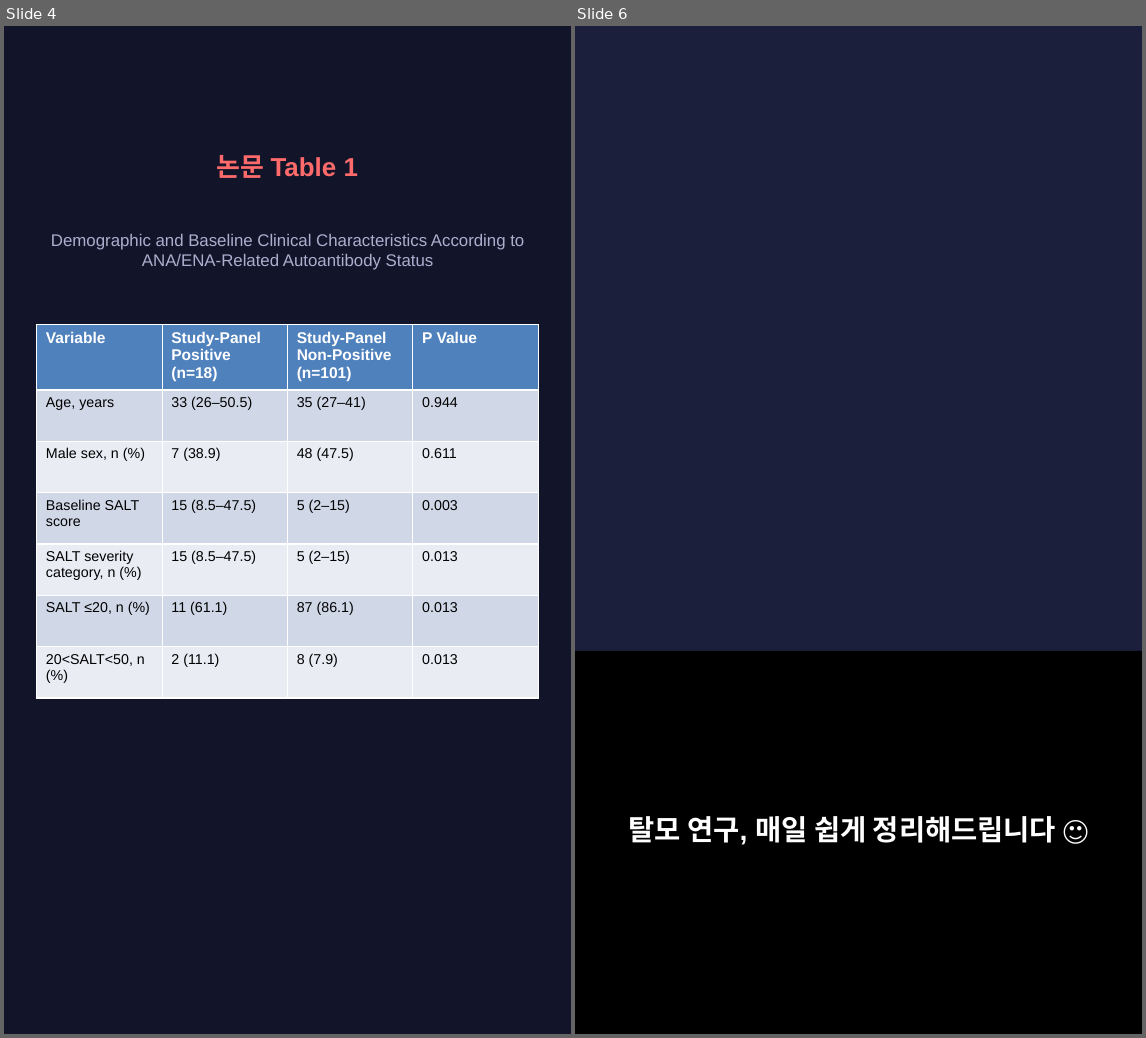
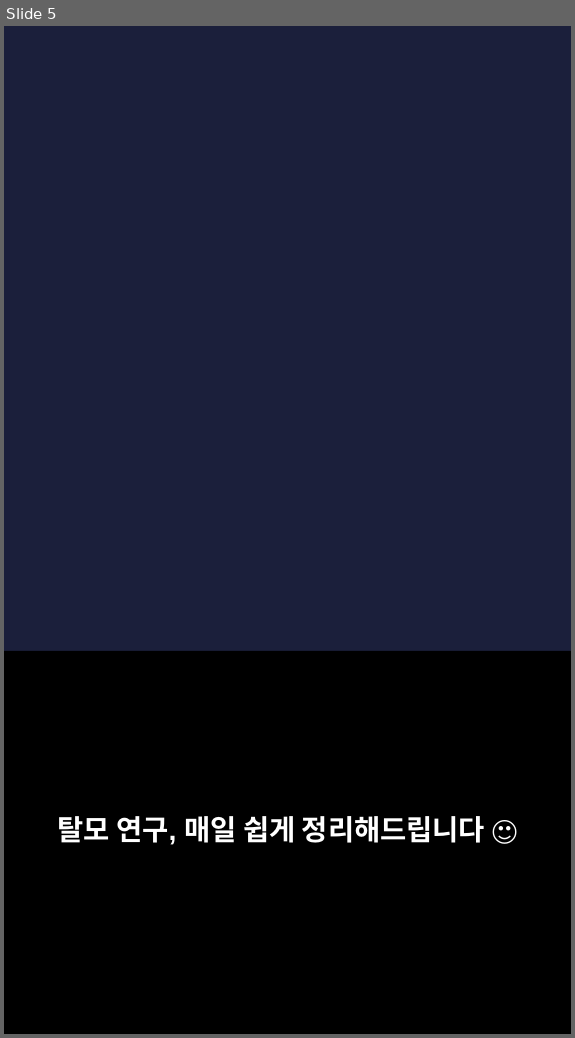
Before and after one commit to hyokang2010-BJ-ANTH/product-builder-test, a slide deck: pwa/data/latest/slides.pptx. Shown side by side, each under a label of ours: slides 4 and 6 before the commit, slide 5 after it; the slides between them are not shown. The pictures are 1146x1038 and 575x1038 pixels, drawn with LibreOffice and Linux fonts; fonts in the diff are those of the drawing; background and template pictures are left out. Boxes give left, top, right and bottom in pixels: in the first picture for what was removed or moved away, otherwise in the second. Text is boxed around its words. In the diff, an @@ line names an element or a change of style, - is before the commit and + after.

```diff
--- a/pwa/data/latest/slides.pptx
+++ b/pwa/data/latest/slides.pptx
@@ slide 4 removed at [4,26,571,1034], background #12142A @@
@@ text removed at [217,155,358,178] @@
-논문 Table 1
@@ text removed at [51,234,524,270] @@
-Demographic and Baseline Clinical Characteristics According to ANA/ENA-Related Autoantibody Status
@@ table removed at [37,324,536,683], 7 rows, 4 columns @@
-Variable | Study-Panel Positive (n=18) | Study-Panel Non-Positive (n=101) | P Value
-Age, years | 33 (26–50.5) | 35 (27–41) | 0.944
-Male sex, n (%) | 7 (38.9) | 48 (47.5) | 0.611
-Baseline SALT score | 15 (8.5–47.5) | 5 (2–15) | 0.003
-SALT severity category, n (%) | 15 (8.5–47.5) | 5 (2–15) | 0.013
-SALT ≤20, n (%) | 11 (61.1) | 87 (86.1) | 0.013
-20<SALT<50, n (%) | 2 (11.1) | 8 (7.9) | 0.013
@@ what was slide 6 is now slide 5 @@
```
Also in this commit, not shown: 2 slides changed, 4 slides added, 6 other slides removed, 27 other files.
